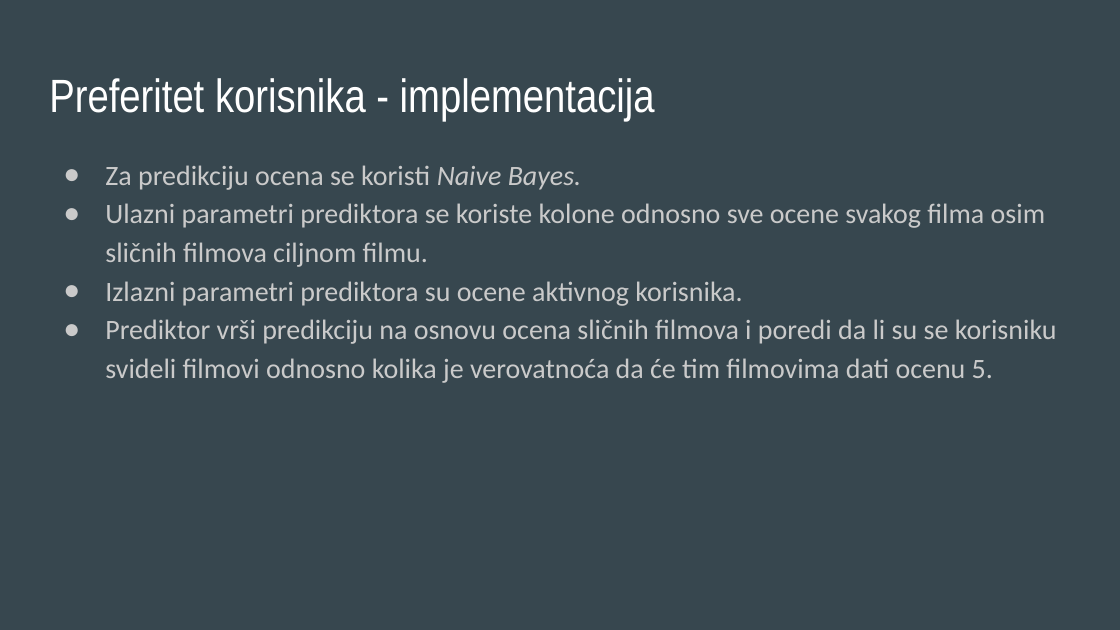
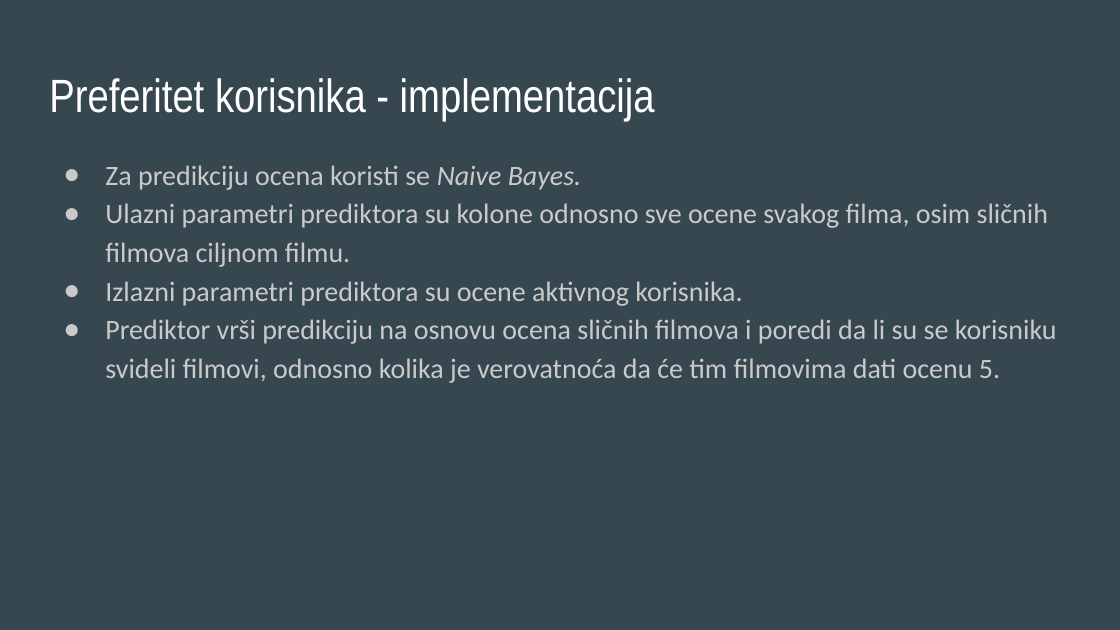
Before and after one commit to svetozarstojkovic/movie-recommender-probabilistic, a slide deck: slide 6 of prezentacija/Sistem za preporuku zasnovan na probabilističkom pristupu.pptx. Drawn at 1120x630 pixels with LibreOffice and Linux fonts; fonts in the diff are those of the drawing. Boxes give left, top, right and bottom in pixels: in the first picture for what was removed or moved away, otherwise in the second. Text is boxed around its words. In the diff, an @@ line names an element or a change of style, - is before the commit and + after.

```diff
--- a/prezentacija/Sistem za preporuku zasnovan na probabilističkom pristupu.pptx
+++ b/prezentacija/Sistem za preporuku zasnovan na probabilističkom pristupu.pptx
@@ text at (105,165,1048,267): text changed @@
-● Za predikciju ocena se koristi Naive Bayes.
-● Ulazni parametri prediktora se koriste kolone odnosno sve ocene svakog filma osim sličnih filmova ciljnom filmu.
+● Za predikciju ocena koristi se Naive Bayes.
+● Ulazni parametri prediktora su kolone odnosno sve ocene svakog filma, osim sličnih filmova ciljnom filmu.
@@ text at (105,319,1057,383): text changed @@
-● Prediktor vrši predikciju na osnovu ocena sličnih filmova i poredi da li su se korisniku svideli filmovi odnosno kolika je verovatnoća da će tim filmovima dati ocenu 5.
+● Prediktor vrši predikciju na osnovu ocena sličnih filmova i poredi da li su se korisniku svideli filmovi, odnosno kolika je verovatnoća da će tim filmovima dati ocenu 5.
```
Also in this commit, not shown: 8 other slides changed.
